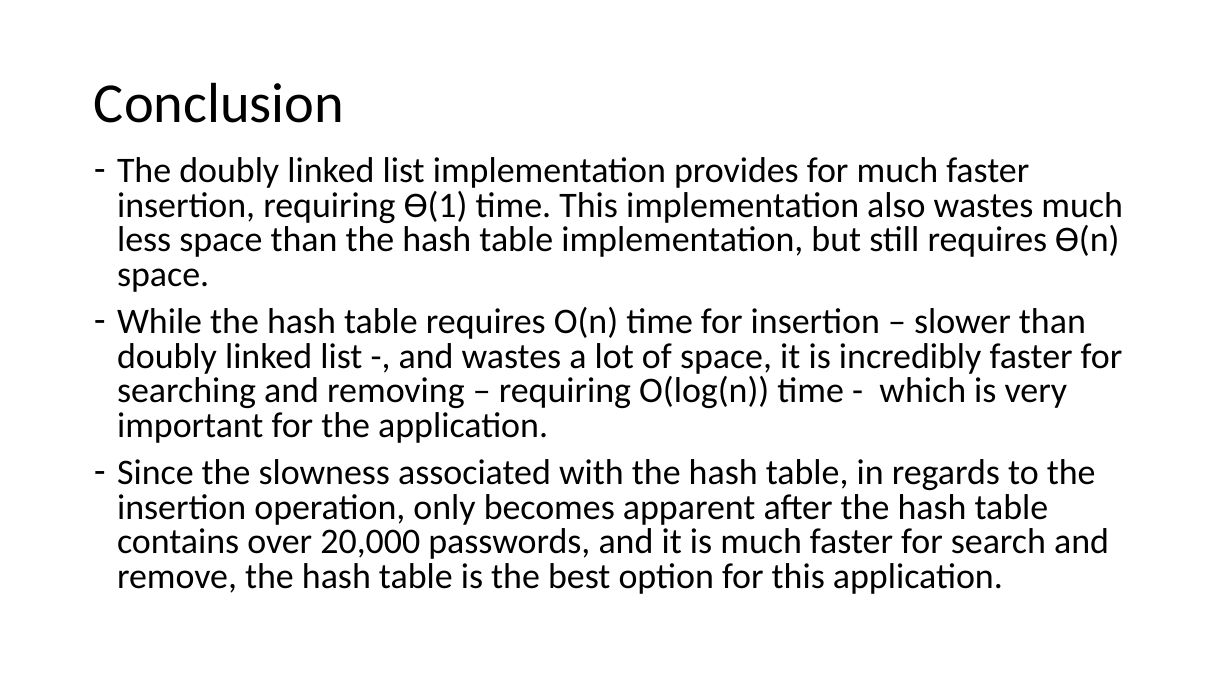
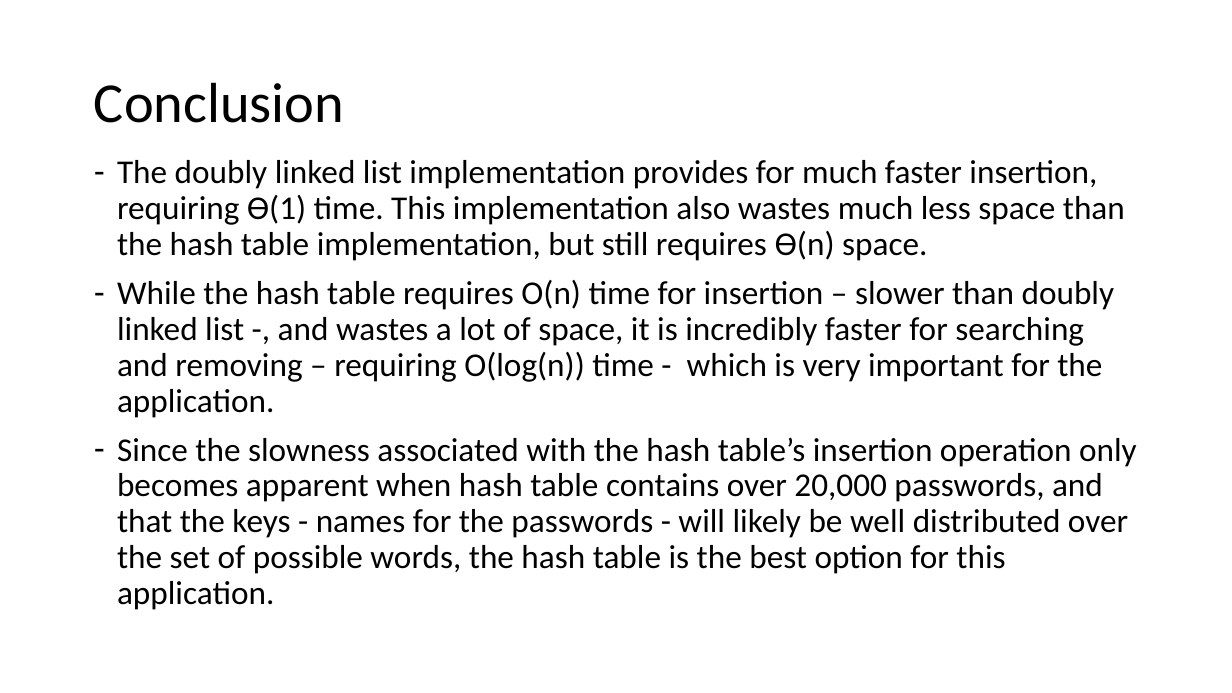
Before and after one commit to jpvail/PasswordVault, a slide deck: slide 16 of PreformanceAnalysis.pptx. Drawn at 1232x693 pixels with LibreOffice and Linux fonts; fonts in the diff are those of the drawing. Boxes give left, top, right and bottom in pixels: in the first picture for what was removed or moved away, otherwise in the second. Text is boxed around its words. In the diff, an @@ line names an element or a change of style, - is before the commit and + after.

```diff
--- a/PreformanceAnalysis.pptx
+++ b/PreformanceAnalysis.pptx
@@ text at [117,160,1125,418]: size 28 to 25.9 pt in "The doubly linked list implementation provides for ...", "While the hash table requires O(n) time ..."; line spacing 0.8 to 0.9 @@
@@ text at [117,437,1137,610]: text changed; size 28 to 25.9 pt @@
-– Since the slowness associated with the hash table, in regards to the insertion operation, only becomes apparent after the hash table contains over 20,000 passwords, and it is much faster for search and remove, the hash table is the best option for this application.
+– Since the slowness associated with the hash table’s insertion operation only becomes apparent when hash table contains over 20,000 passwords, and that the keys - names for the passwords - will likely be well distributed over the set of possible words, the hash table is the best option for this application.
```
Also in this commit, not shown: 2 other files.
